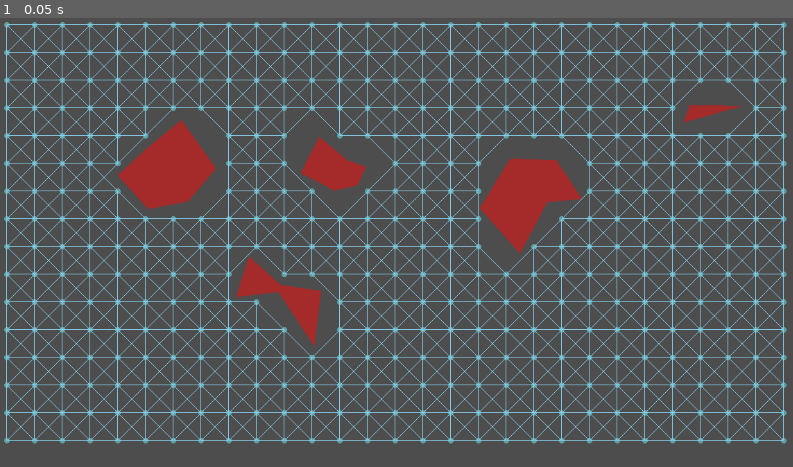
Above: before the commit, frame 1.
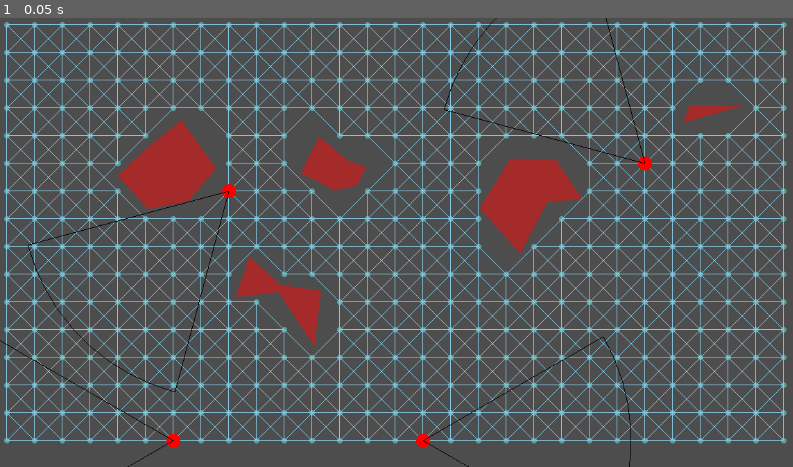
Above: after the commit, the same moment.

Repository: MagnusLucas/ai_2_tps
Game: Godot game, scene res://main.tscn
Same seed, same stepped clock (60 frames per second), same inputs: the game is played once before the commit and once after it.
Inputs:
- Up to frame 1 (0.05 s): no input

The runs differ from the first frame. In frame 1, 0.6% of the frame differs, in the area x 0-83%, y 0-100%.

Commit message:
Spawning characters in random nodes

Diff:
--- a/graph/Graph.gd
+++ b/graph/MyGraph.gd
@@ -3,6 +3,11 @@
 
 var nodes = {}
 var edges = []
+
+func get_random_node():
+	var node_keys = nodes.keys()
+	var random_key = node_keys[randi_range(0, node_keys.size())]
+	return nodes[random_key]
 
 func _ready() -> void:
 	var obstacles = get_parent().obstacles
--- a/main.gd
+++ b/main.gd
@@ -1,17 +1,28 @@
 extends Node2D
 
 var obstacles = []
+var graph : MyGraph = null
+var characters = []
 
 # Called when the node enters the scene tree for the first time.
 func _ready() -> void:
 	for i in range(5):
 		create_obstacle()
-	add_child(MyGraph.new())
-
-
-# Called every frame. 'delta' is the elapsed time since the previous frame.
-func _process(_delta: float) -> void:
-	pass
+	graph = MyGraph.new()
+	add_child(graph)
+	for i in 4:
+		var character = Character.new()
+		character.position = graph.get_random_node().position
+		character.rotation = 2 * PI / 8 * randi_range(0, 7)
+		var correct_position = false
+		while not correct_position:
+			correct_position = true
+			for other in characters:
+				if character.position == other.position:
+					correct_position = false
+					character.position = graph.get_random_node().position
+		add_child(character)
+		characters.append(character)
 
 # Creates obstacle by picking 3-6 random points in a radius of MAX_RADIUS_SIZE,
 # places it in a random position, but within window borders.
